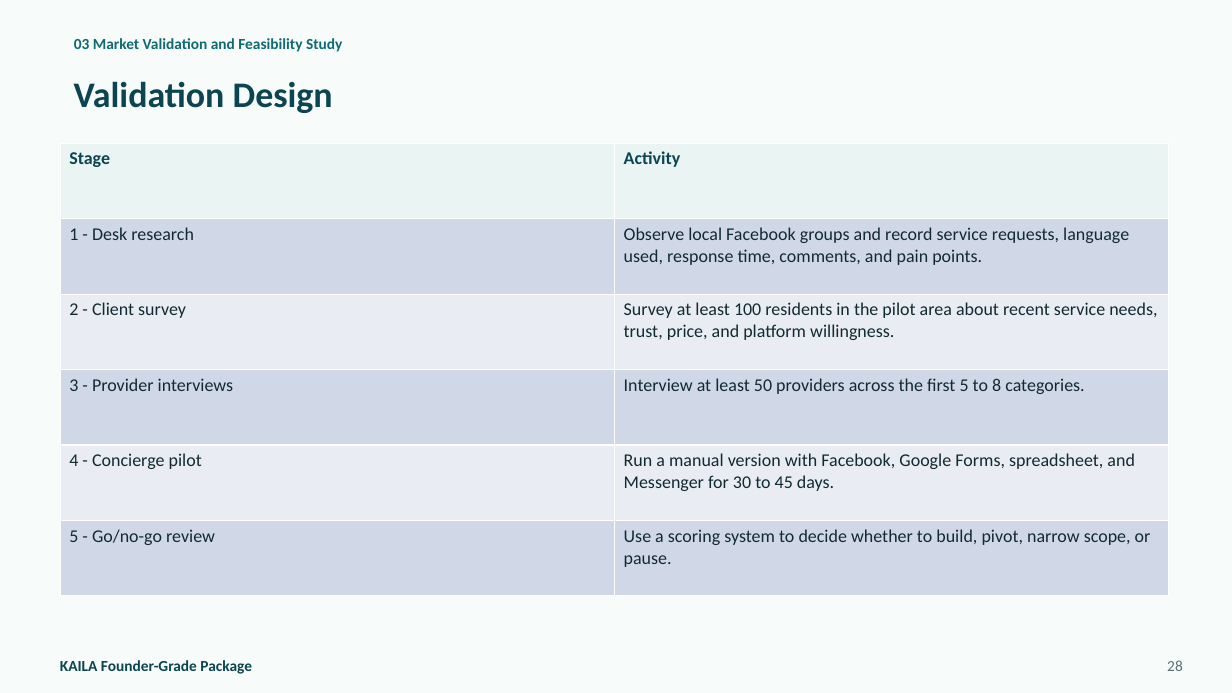
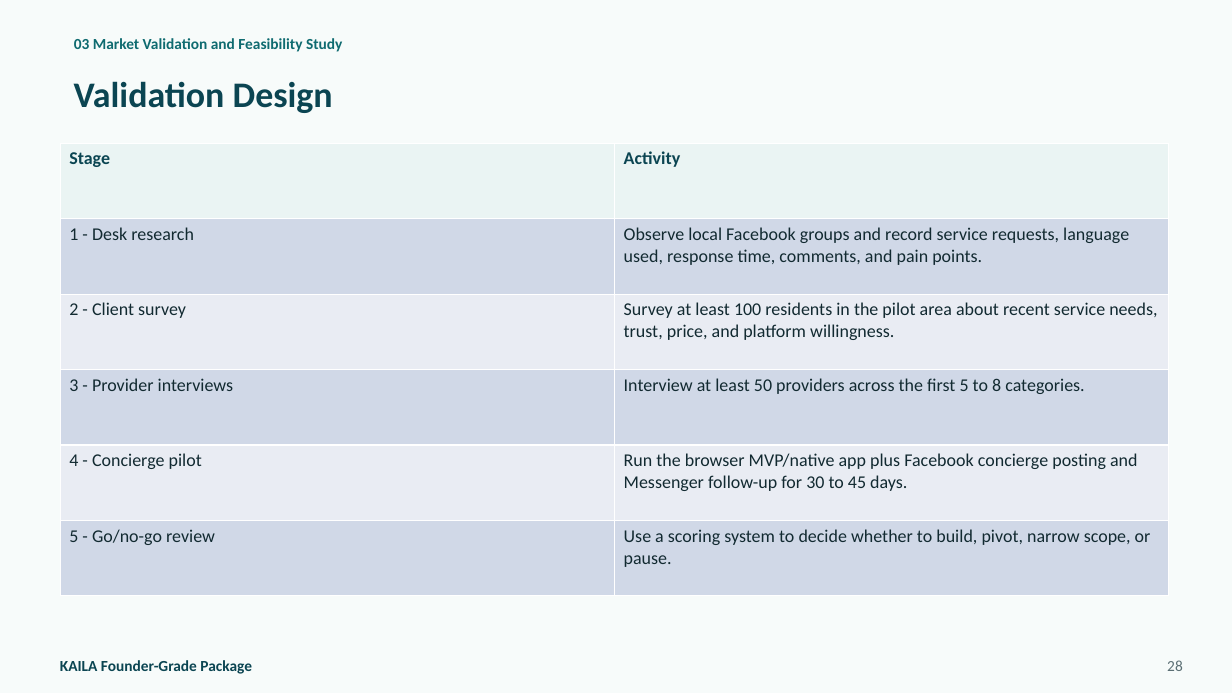
Before and after one commit to jmaeacido/kaila, a slide deck: slide 28 of KAILA_Founder_Grade_Package/KAILA Founder Presentation/presentation/KAILA Founder-Grade Package Presentation.pptx. Drawn at 1232x693 pixels with LibreOffice and Linux fonts; fonts in the diff are those of the drawing. Boxes give left, top, right and bottom in pixels: in the first picture for what was removed or moved away, otherwise in the second. Text is boxed around its words. In the diff, an @@ line names an element or a change of style, - is before the commit and + after.

```diff
--- a/KAILA_Founder_Grade_Package/KAILA Founder Presentation/presentation/KAILA Founder-Grade Package Presentation.pptx
+++ b/KAILA_Founder_Grade_Package/KAILA Founder Presentation/presentation/KAILA Founder-Grade Package Presentation.pptx
@@ table at [60,143,1169,596] @@
-row 5, column 2: Run a manual version with Facebook, Google Forms, spreadsheet, and Messenger for 30 to 45 days.
+row 5, column 2: Run the browser MVP/native app plus Facebook concierge posting and Messenger follow-up for 30 to 45 days.
```
Also in this commit, not shown: 8 other slides changed, 21 other files.
